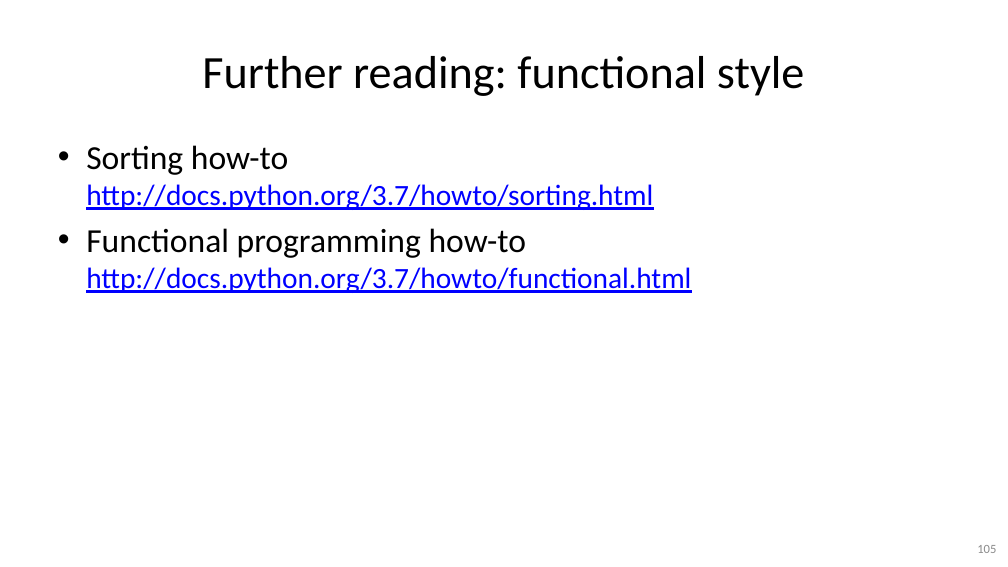
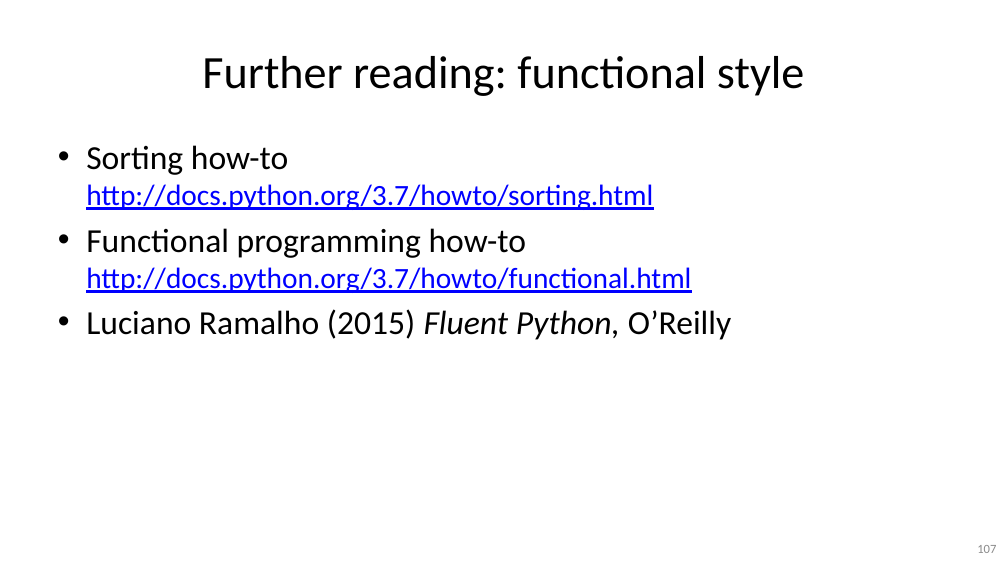
Before and after one commit to gjbex/Python-software-engineering, a slide deck: slide 107 of python_software_engineering.pptx (slide 105 before the commit). Drawn at 1008x567 pixels with LibreOffice and Linux fonts; fonts in the diff are those of the drawing. Boxes give left, top, right and bottom in pixels: in the first picture for what was removed or moved away, otherwise in the second. Text is boxed around its words. In the diff, an @@ line names an element or a change of style, - is before the commit and + after.

Commit message:
Add motivation slides for OO and functional programming

```diff
--- a/python_software_engineering.pptx
+++ b/python_software_engineering.pptx
@@ text at box(86, 309, 731, 340): paragraph added @@
+• Luciano Ramalho (2015) Fluent Python, O’Reilly
@@ page number at box(977, 545, 996, 553): text changed @@
-105
+107
```
Also in this commit, not shown: 3 other slides changed, 2 slides added.
